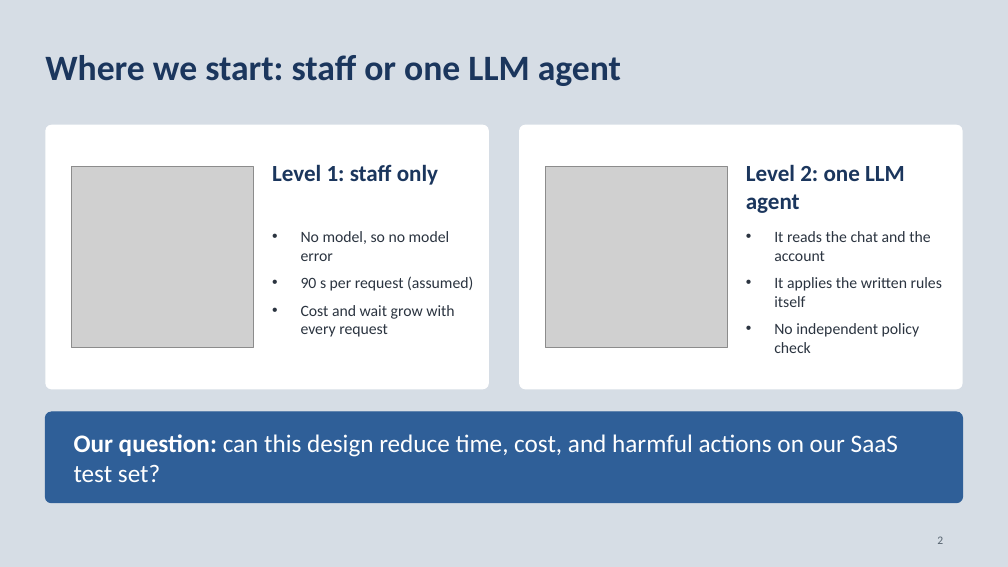
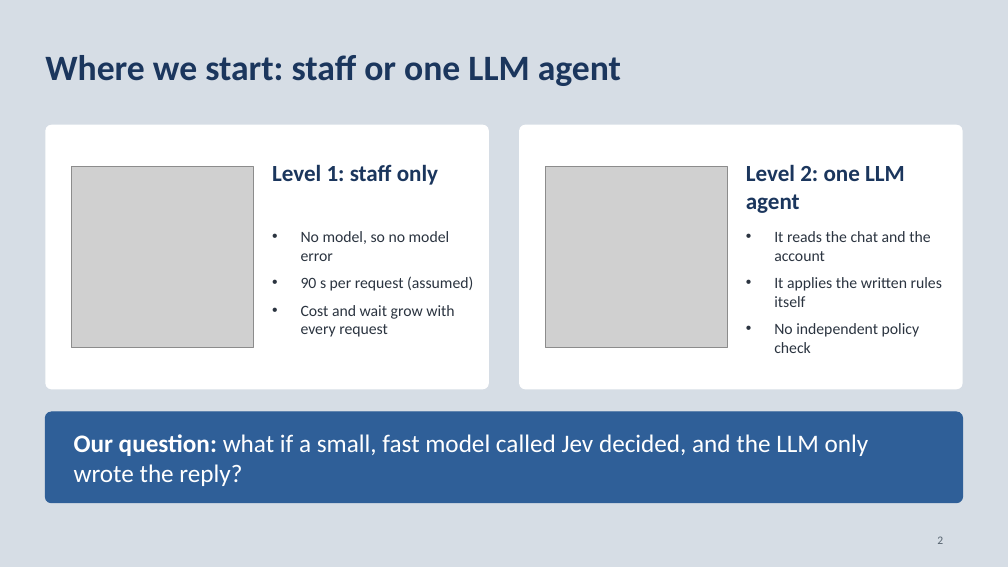
Before and after one commit to neilonthesky/english-presentation, a slide deck: slide 2 of slides/deck.pptx. Drawn at 1008x567 pixels with LibreOffice and Linux fonts; fonts in the diff are those of the drawing; grey boxes stand for pictures. Boxes give left, top, right and bottom in pixels: in the first picture for what was removed or moved away, otherwise in the second. Text is boxed around its words. In the diff, an @@ line names an element or a change of style, - is before the commit and + after.

```diff
--- a/slides/deck.pptx
+++ b/slides/deck.pptx
@@ text in rounded rectangle at [74,434,869,486]: text changed @@
-Our question: can this design reduce time, cost, and harmful actions on our SaaS test set?
+Our question: what if a small, fast model called Jev decided, and the LLM only wrote the reply?
```
Also in this commit, not shown: 1 other slide changed, 8 other files.
